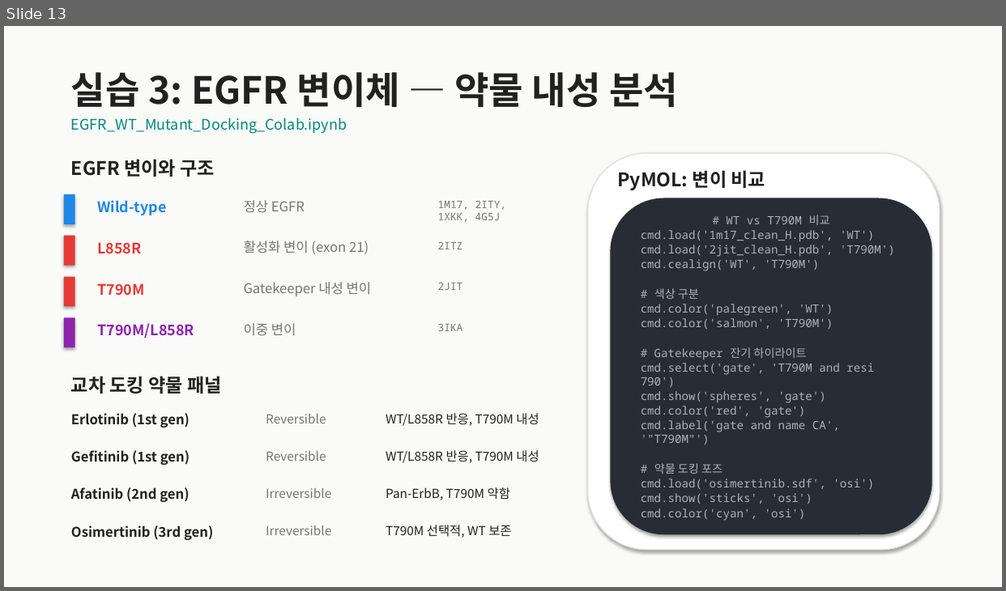
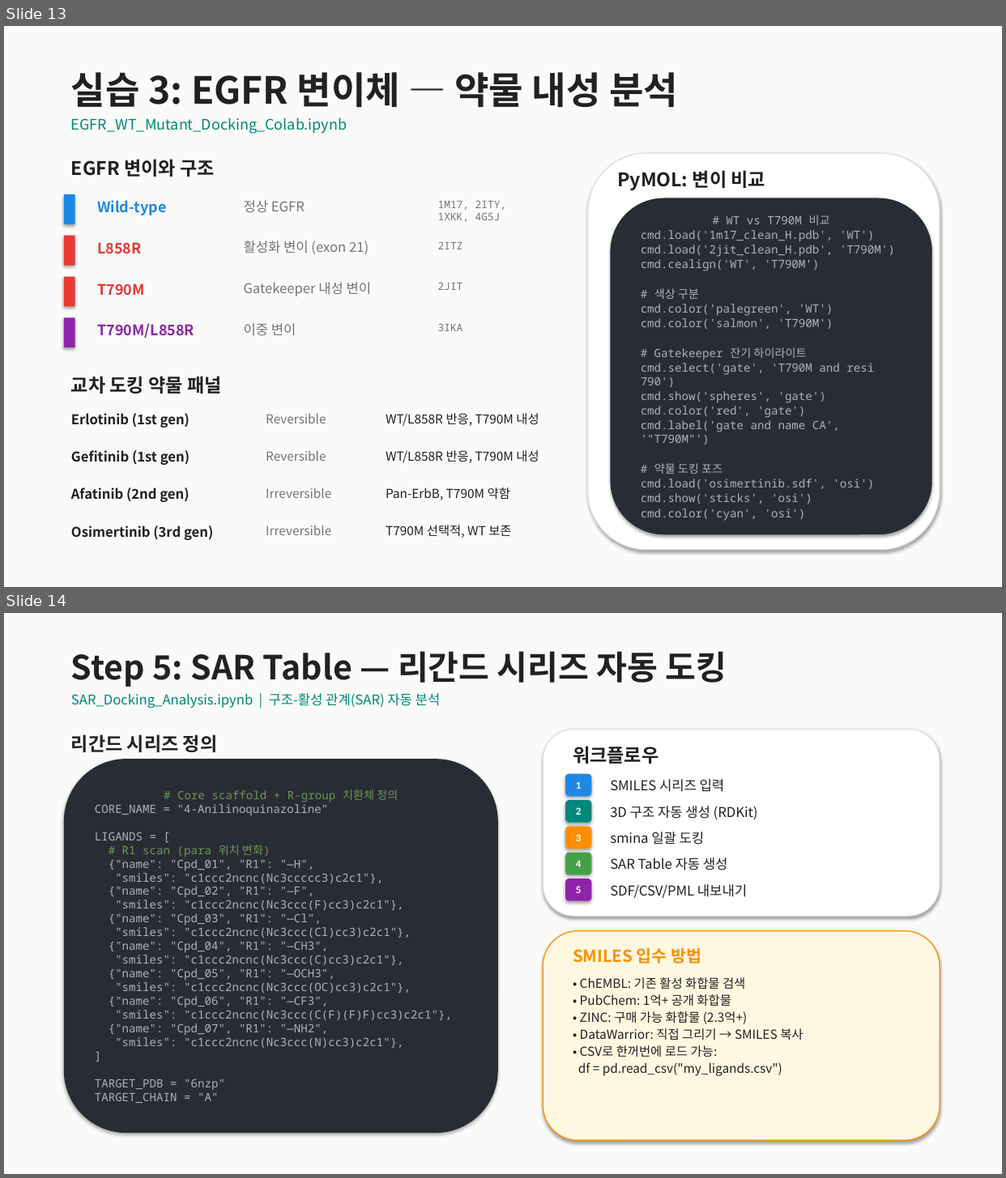
Before and after one commit to fourmodern/molecular_docking_tutorial, a slide deck: Molecular_Docking_Workshop.pptx. Shown one above the other, each under a label of ours: slide 13 before the commit, slides 13 and 14 after it. The pictures are 1006x591 and 1006x1178 pixels, drawn with LibreOffice and Linux fonts; fonts in the diff are those of the drawing. Boxes give left, top, right and bottom in pixels: in the first picture for what was removed or moved away, otherwise in the second. Text is boxed around its words. In the diff, an @@ line names an element or a change of style, - is before the commit and + after.

```diff
--- a/Molecular_Docking_Workshop.pptx
+++ b/Molecular_Docking_Workshop.pptx
@@ slide 14 added at <box>4,613,1002,1174</box>, background #FFFFFF @@
@@ rectangle added at <box>4,613,1002,1174</box>, fill #FAFAF8 @@
@@ text added at <box>71,651,727,687</box>, 32 pt, text #212121, bold @@
+Step 5: SAR Table — 리간드 시리즈 자동 도킹
@@ text added at <box>71,693,441,708</box>, 13 pt, text #00897B @@
+SAR_Docking_Analysis.ipynb | 구조-활성 관계(SAR) 자동 분석
@@ rounded rectangle added at <box>543,729,940,916</box>, fill #FFFFFF, outline #E0E0E0 1 pt @@
@@ text added at <box>71,735,218,752</box>, 18 pt, text #212121, bold @@
+리간드 시리즈 정의
@@ text added at <box>573,746,658,764</box>, 18 pt, text #212121, bold @@
+워크플로우
@@ rounded rectangle added at <box>64,759,498,1133</box>, fill #282C34, 11 pt, text #ABB2BF @@
+# Core scaffold + R-group 치환체 정의
+CORE_NAME = "4-Anilinoquinazoline"
+LIGANDS = [
+# R1 scan (para 위치 변화)
+{"name": "Cpd_01", "R1": "—H",
+"smiles": "c1ccc2ncnc(Nc3ccccc3)c2c1"},
+{"name": "Cpd_02", "R1": "—F",
+"smiles": "c1ccc2ncnc(Nc3ccc(F)cc3)c2c1"},
+{"name": "Cpd_03", "R1": "—Cl",
+"smiles": "c1ccc2ncnc(Nc3ccc(Cl)cc3)c2c1"},
+{"name": "Cpd_04", "R1": "—CH3",
+"smiles": "c1ccc2ncnc(Nc3ccc(C)cc3)c2c1"},
+{"name": "Cpd_05", "R1": "—OCH3",
+"smiles": "c1ccc2ncnc(Nc3ccc(OC)cc3)c2c1"},
+{"name": "Cpd_06", "R1": "—CF3",
+"smiles": "c1ccc2ncnc(Nc3ccc(C(F)(F)F)cc3)c2c1"},
+{"name": "Cpd_07", "R1": "—NH2",
+"smiles": "c1ccc2ncnc(Nc3ccc(N)cc3)c2c1"},
+]
+TARGET_PDB = "6nzp"
+TARGET_CHAIN = "A"
@@ rounded rectangle added at <box>565,774,592,796</box>, fill #1E88E5, 10 pt, text #FFFFFF, bold @@
+1
@@ text added at <box>610,779,725,792</box>, 13 pt, text #212121 @@
+SMILES 시리즈 입력
@@ rounded rectangle added at <box>565,800,592,823</box>, fill #00897B, 10 pt, text #FFFFFF, bold @@
+2
@@ text added at <box>610,806,758,820</box>, 13 pt, text #212121 @@
+3D 구조 자동 생성 (RDKit)
@@ rounded rectangle added at <box>565,826,592,849</box>, fill #FF8F00, 10 pt, text #FFFFFF, bold @@
+3
@@ rounded rectangle added at <box>565,853,592,875</box>, fill #43A047, 10 pt, text #FFFFFF, bold @@
+4
@@ text added at <box>610,832,705,845</box>, 13 pt, text #212121 @@
+smina 일괄 도킹
@@ rounded rectangle added at <box>565,879,592,901</box>, fill #8E24AA, 10 pt, text #FFFFFF, bold @@
+5
@@ text added at <box>610,858,728,871</box>, 13 pt, text #212121 @@
+SAR Table 자동 생성
@@ text added at <box>610,884,747,898</box>, 13 pt, text #212121 @@
+SDF/CSV/PML 내보내기
@@ rounded rectangle added at <box>543,931,940,1141</box>, fill #FFF8E1, outline #FF8F00 1 pt @@
@@ text added at <box>573,948,701,964</box>, 16 pt, text #FF8F00, bold @@
+SMILES 입수 방법
@@ text added at <box>578,977,803,1076</box>, 12 pt, text #212121 @@
+• ChEMBL: 기존 활성 화합물 검색
+• PubChem: 1억+ 공개 화합물
+• ZINC: 구매 가능 화합물 (2.3억+)
+• DataWarrior: 직접 그리기 → SMILES 복사
+• CSV로 한꺼번에 로드 가능:
+df = pd.read_csv("my_ligands.csv")
```
Also in this commit, not shown: 2 other slides added.
